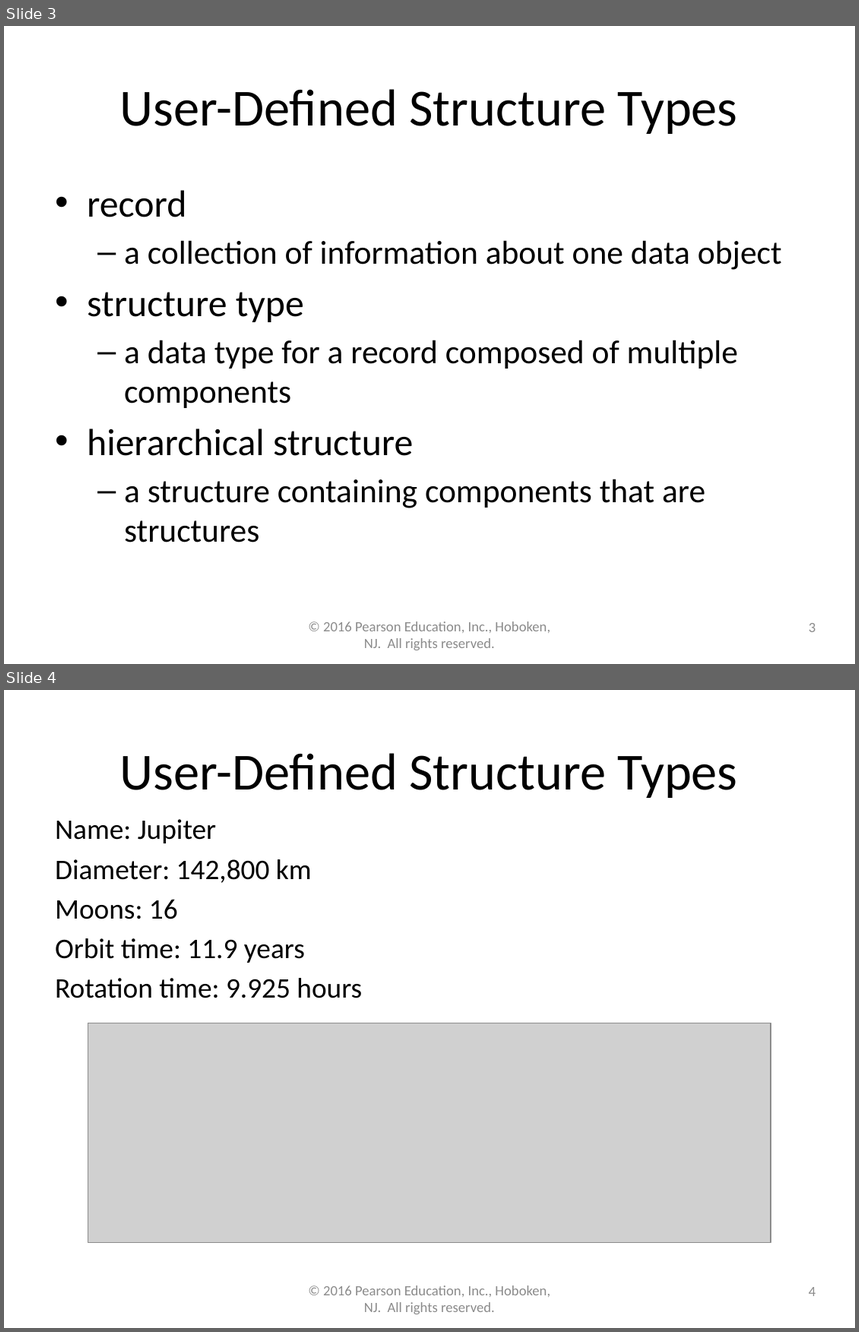
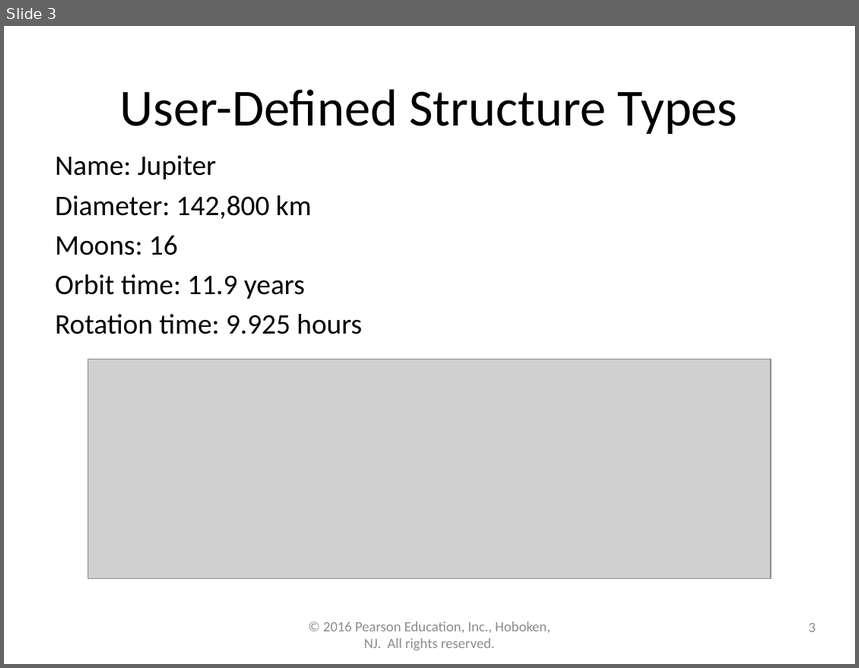
Before and after one commit to lgw2/lgw2.github.io, a slide deck: _teaching/csci112-fall-2023/lectures/ppts/Chapter10.pptx. Shown one above the other, each under a label of ours: slides 3 and 4 before the commit, slide 3 after it. The pictures are 859x1332 and 859x668 pixels, drawn with LibreOffice and Linux fonts; fonts in the diff are those of the drawing; grey boxes stand for pictures. Boxes give left, top, right and bottom in pixels: in the first picture for what was removed or moved away, otherwise in the second. Text is boxed around its words. In the diff, an @@ line names an element or a change of style, - is before the commit and + after.

```diff
--- a/_teaching/csci112-fall-2023/lectures/ppts/Chapter10.pptx
+++ b/_teaching/csci112-fall-2023/lectures/ppts/Chapter10.pptx
@@ slide 3 removed at [4, 26, 855, 664], background #FFFFFF @@
@@ title removed at [120, 89, 738, 134] @@
-User-Defined Structure Types
@@ text removed at [87, 190, 782, 543] @@
-• record
-  – a collection of information about one data object
-• structure type
-  – a data type for a record composed of multiple components
-• hierarchical structure
-  – a structure containing components that are structures
@@ text removed at [323, 622, 550, 651] @@
-© 2016 Pearson Education, Inc., Hoboken, NJ. All rights reserved.
@@ page number removed at [809, 623, 816, 632] @@
-3
@@ what was slide 4 is now slide 3 @@
@@ page number at [809, 623, 816, 632]: text changed @@
-4
+3
```
Also in this commit, not shown: 3 other files.
